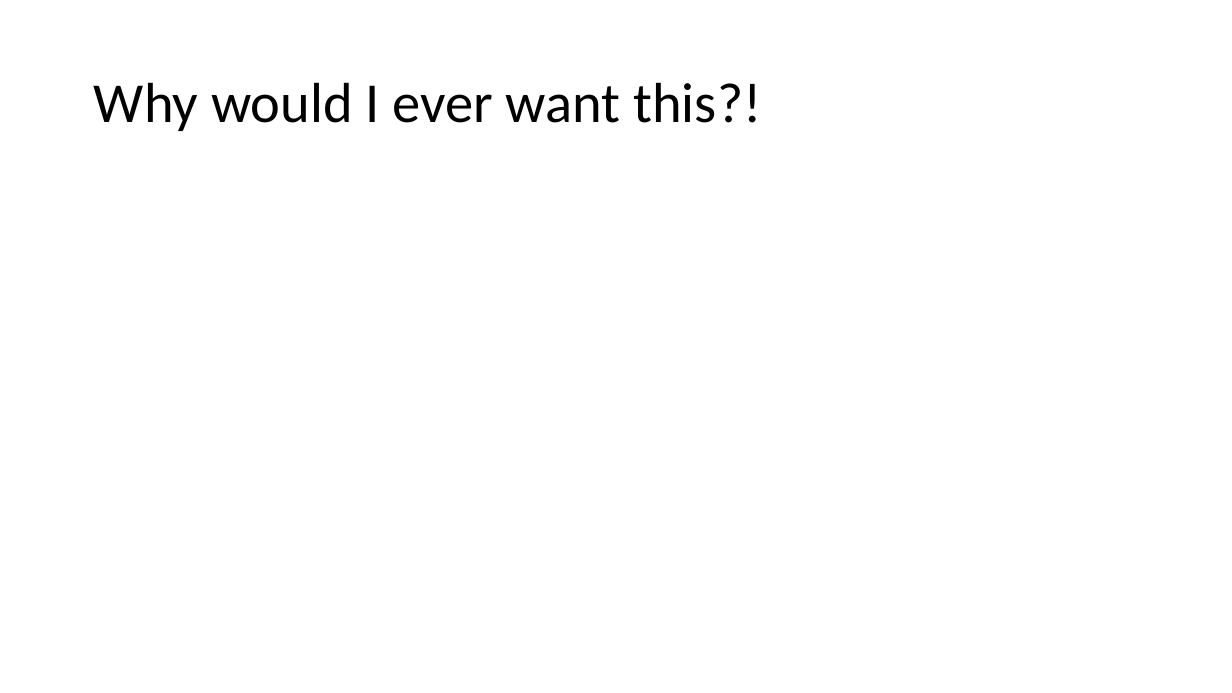
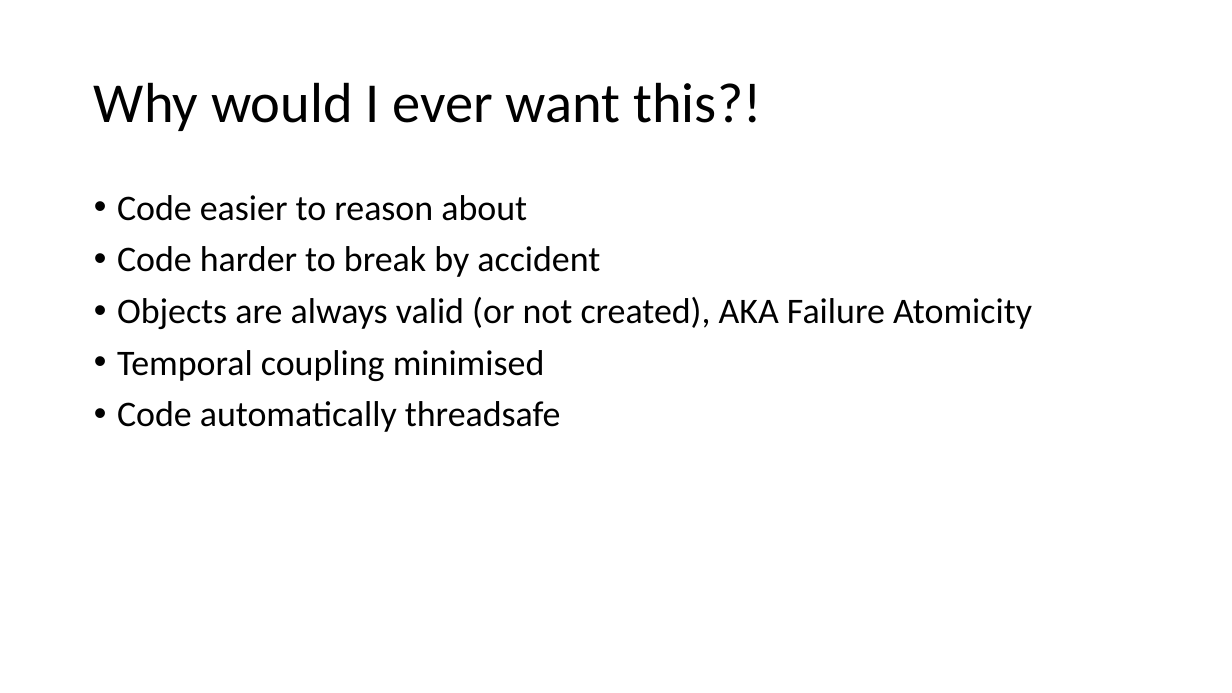
Before and after one commit to relentless/ImmutabilityDojo, a slide deck: slide 4 of Immutability Dojo.pptx. Drawn at 1232x693 pixels with LibreOffice and Linux fonts; fonts in the diff are those of the drawing. Boxes give left, top, right and bottom in pixels: in the first picture for what was removed or moved away, otherwise in the second. Text is boxed around its words. In the diff, an @@ line names an element or a change of style, - is before the commit and + after.

Commit message:
Updated slides

```diff
--- a/Immutability Dojo.pptx
+++ b/Immutability Dojo.pptx
@@ text added at bbox=[117, 195, 1032, 432], 28 pt, text #000000 @@
+• Code easier to reason about
+• Code harder to break by accident
+• Objects are always valid (or not created), AKA Failure Atomicity
+• Temporal coupling minimised
+• Code automatically threadsafe
```
